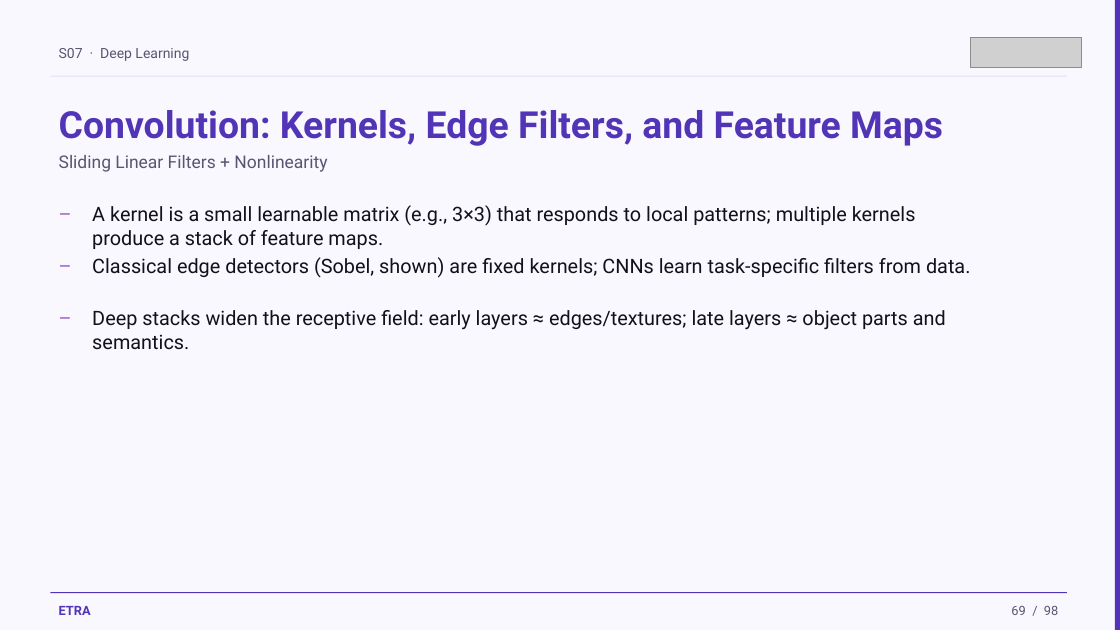
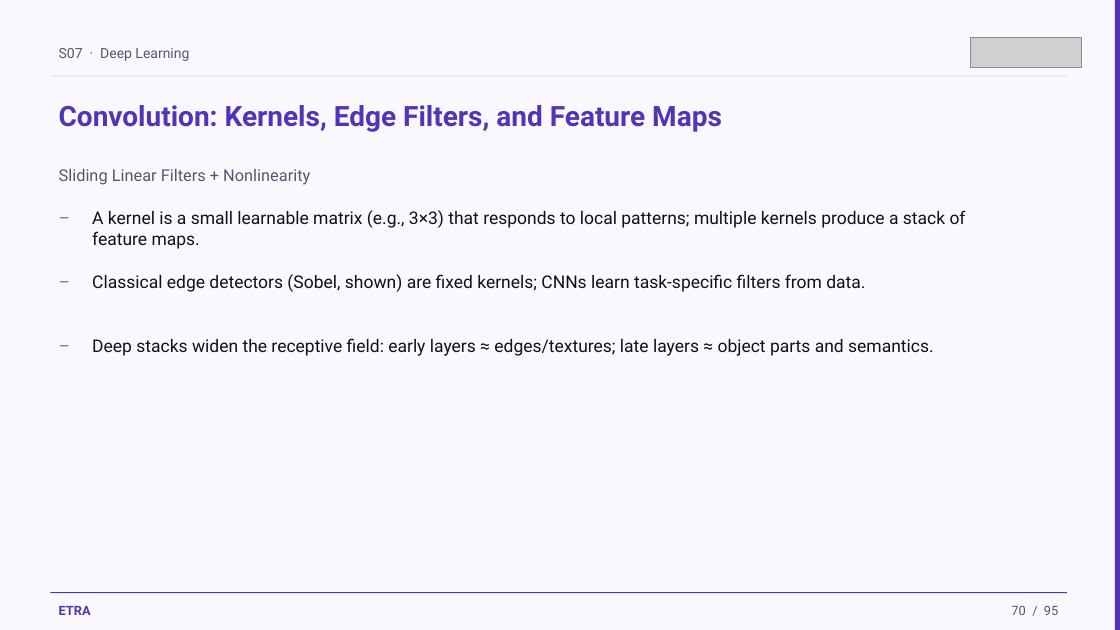
Before and after one commit to iksasa15/AI-ML, a slide deck: slide 70 of web-presentation/pdf-exports/Week2-Session1-Deep-Learning.pptx (slide 69 before the commit). Drawn at 1120x630 pixels with LibreOffice and Linux fonts; fonts in the diff are those of the drawing; grey boxes stand for pictures. Boxes give left, top, right and bottom in pixels: in the first picture for what was removed or moved away, otherwise in the second. Text is boxed around its words. In the diff, an @@ line names an element or a change of style, - is before the commit and + after.

```diff
--- a/web-presentation/pdf-exports/Week2-Session1-Deep-Learning.pptx
+++ b/web-presentation/pdf-exports/Week2-Session1-Deep-Learning.pptx
@@ text "Convolution: Kernels, Edge Filters, and ..." at (59,105,722,132): size 32 to 24 pt @@
@@ text "Sliding Linear Filters + Nonlinearity": place and size @@
-text "Sliding Linear Filters + Nonlinearity" at (59,155,327,172)
+text "Sliding Linear Filters + Nonlinearity" at (59,168,310,185)
@@ text "Sliding Linear Filters + Nonlinearity" at (59,168,310,185): size 15 to 14 pt @@
@@ text "–": place and size @@
-text "–" at (50,250,80,287)
+text "–" at (50,267,80,323)
@@ text "Classical edge detectors (Sobel, shown) ...": place and size @@
-text "Classical edge detectors (Sobel, shown) ..." at (92,257,970,278)
+text "Classical edge detectors (Sobel, shown) ..." at (92,274,865,292)
@@ size 17 to 15 pt in 6 elements at (92,210,966,249), (92,274,865,292), (92,338,934,356), (50,203,80,259), (50,267,80,323), (50,331,80,386) @@
@@ text "–": place and size @@
-text "–" at (50,302,80,339)
+text "–" at (50,331,80,386)
@@ text "Deep stacks widen the receptive ...": place and size @@
-text "Deep stacks widen the receptive ..." at (92,310,946,350)
+text "Deep stacks widen the receptive ..." at (92,338,934,356)
@@ text at (1011,606,1058,615): text changed @@
-69 / 98
+70 / 95
```
Also in this commit, not shown: 93 other slides changed, 3 slides removed, 3 other files.
